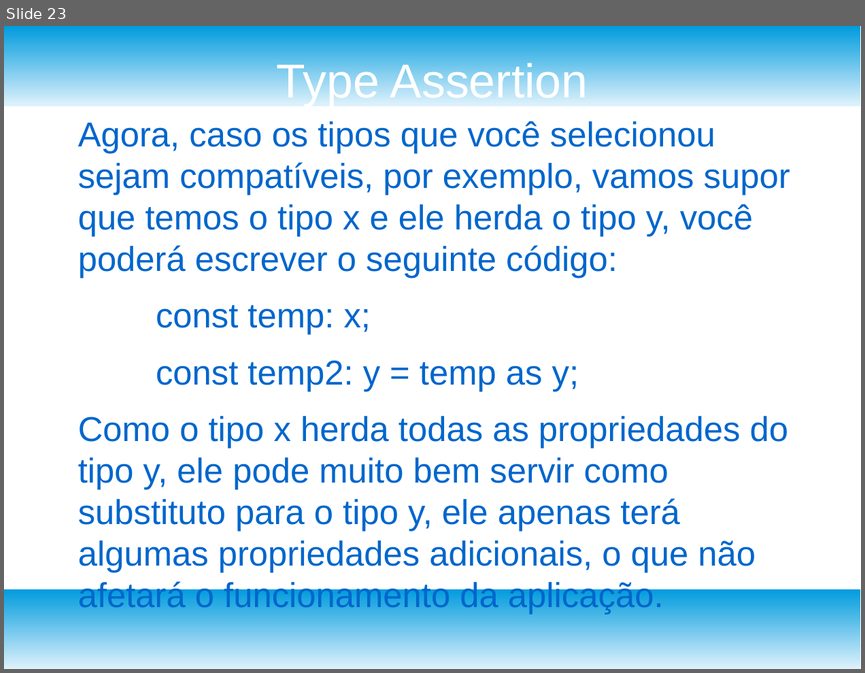
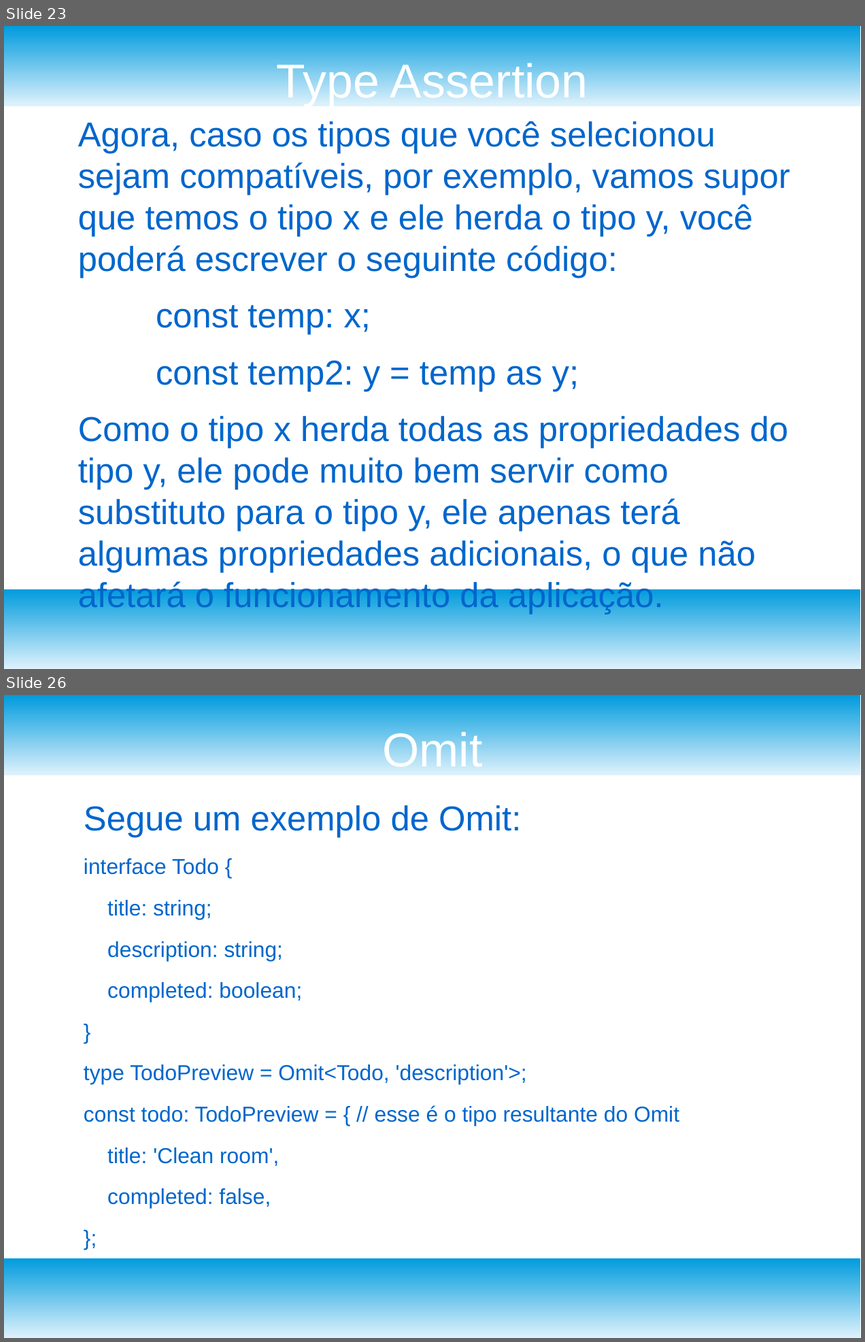
Before and after one commit to nstseek/workshop-angular-3, a slide deck: Angular pt3.odp. Shown one above the other, each under a label of ours: slide 23 before the commit, slides 23 and 26 after it; the slides between them are not shown. The pictures are 865x673 and 865x1342 pixels, drawn with LibreOffice and Linux fonts; fonts in the diff are those of the drawing. Boxes give left, top, right and bottom in pixels: in the first picture for what was removed or moved away, otherwise in the second. Text is boxed around its words. In the diff, an @@ line names an element or a change of style, - is before the commit and + after.

```diff
--- a/Angular pt3.odp
+++ b/Angular pt3.odp
@@ slide 26 added at [4, 695, 861, 1338], background #FFFFFF; not listed: 2 template elements that a slide beside it also shows @@
@@ title added at [382, 728, 482, 767], 44 pt, text #FFFFFF @@
+Omit
@@ text added at [84, 805, 679, 1208], 20 pt, text #0066CC @@
+Segue um exemplo de Omit:
+interface Todo {
+title: string;
+description: string;
+completed: boolean;
+}
+type TodoPreview = Omit<Todo, 'description'>;
+const todo: TodoPreview = { // esse é o tipo resultante do Omit
+title: 'Clean room',
+completed: false,
+};
```
Also in this commit, not shown: 6 other slides added.
